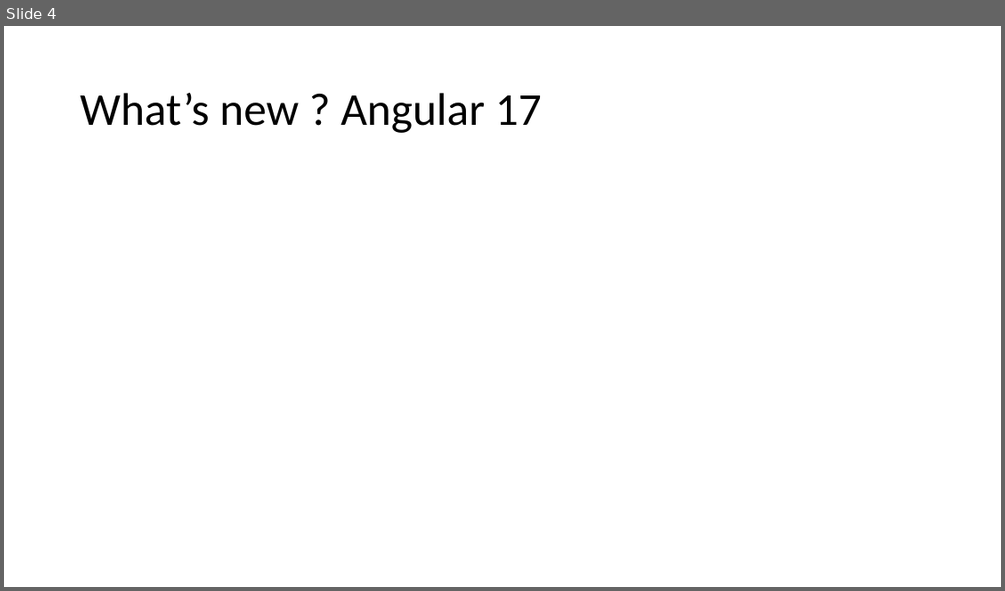
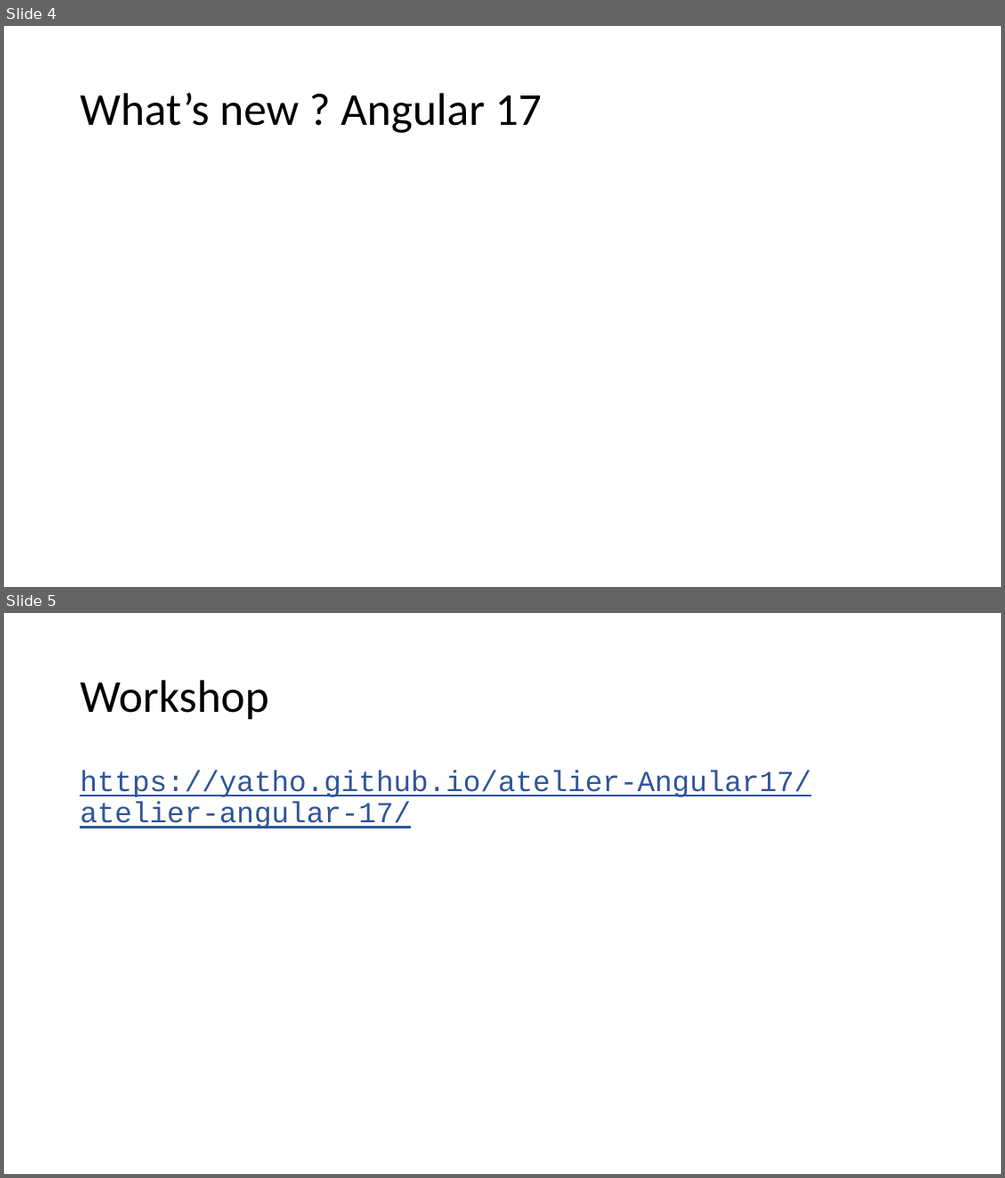
Before and after one commit to yatho/atelier-Angular17, a slide deck: Présentation.pptx. Shown one above the other, each under a label of ours: slide 4 before the commit, slides 4 and 5 after it. The pictures are 1005x591 and 1005x1178 pixels, drawn with LibreOffice and Linux fonts; fonts in the diff are those of the drawing. Boxes give left, top, right and bottom in pixels: in the first picture for what was removed or moved away, otherwise in the second. Text is boxed around its words. In the diff, an @@ line names an element or a change of style, - is before the commit and + after.

Commit message:
Ajout de l'url de l'atelier

```diff
--- a/Présentation.pptx
+++ b/Présentation.pptx
@@ slide 5 added at (4, 613, 1001, 1174), background #FFFFFF @@
@@ title added at (80, 680, 268, 720), 44 pt, text #000000 @@
+Workshop
@@ text added at (80, 770, 811, 828), 28 pt, text #2F5597, underline @@
+https://yatho.github.io/atelier-Angular17/atelier-angular-17/
```
Also in this commit, not shown: 1 slide removed, 1 other file.
